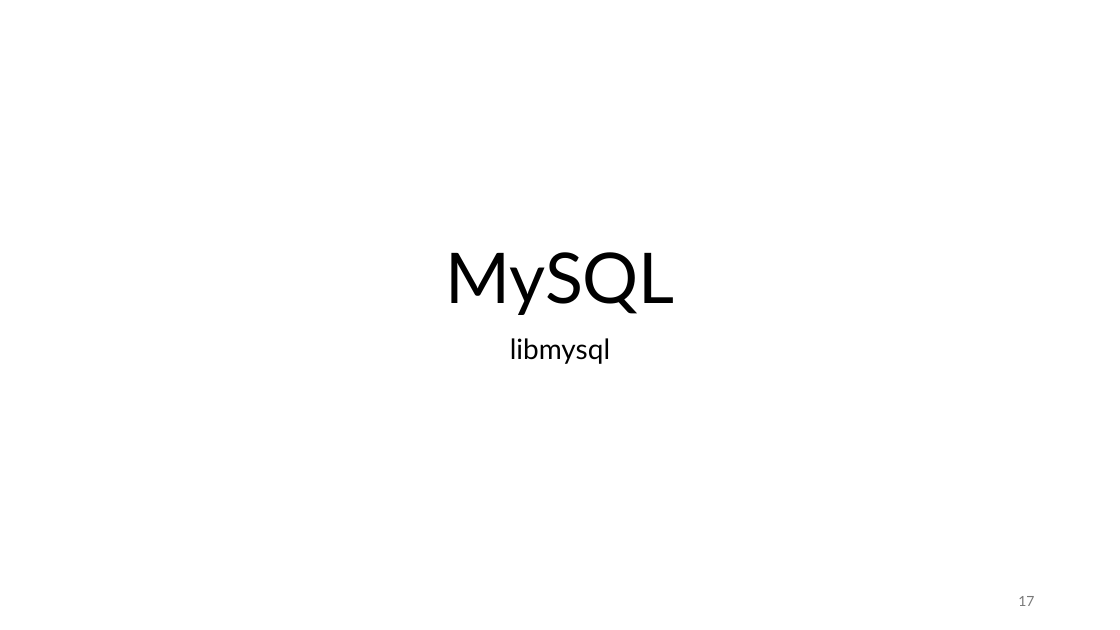
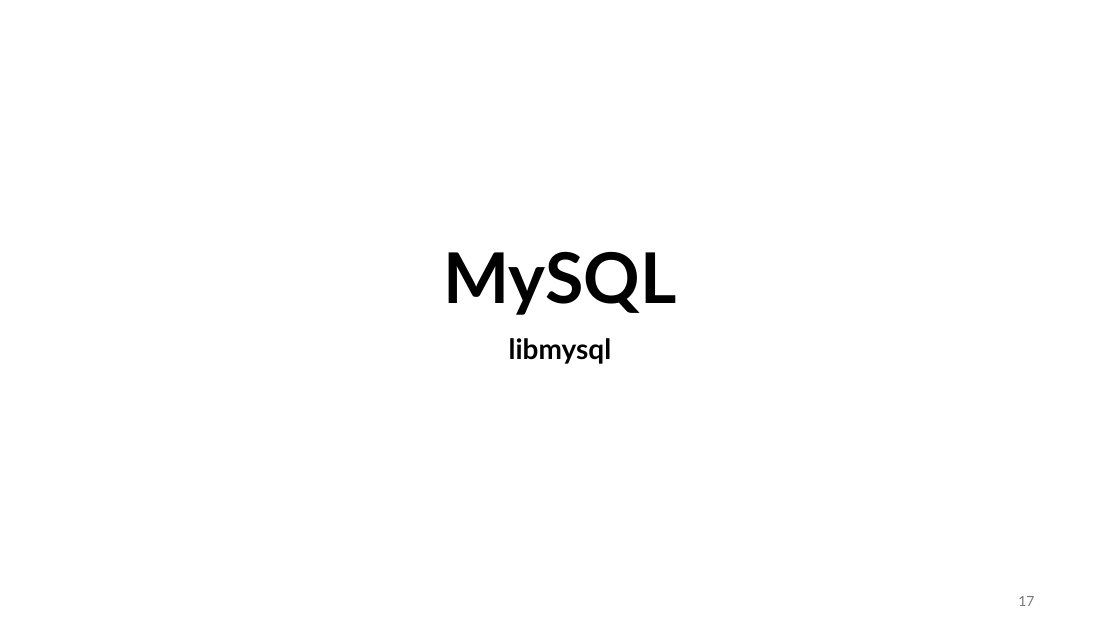
Before and after one commit to aldebarran22/CURSO_CPP_SERVICIOS_30H, a slide deck: slide 17 of doc/4_Gestion_estado_persistencia.pptx. Drawn at 1120x630 pixels with LibreOffice and Linux fonts; fonts in the diff are those of the drawing. Boxes give left, top, right and bottom in pixels: in the first picture for what was removed or moved away, otherwise in the second. Text is boxed around its words. In the diff, an @@ line names an element or a change of style, - is before the commit and + after.

```diff
--- a/doc/4_Gestion_estado_persistencia.pptx
+++ b/doc/4_Gestion_estado_persistencia.pptx
@@ title "MySQL" at (443,252,676,315): bold on @@
@@ subtitle "libmysql" at (509,338,612,364): bold on @@
```
Also in this commit, not shown: 2 other slides changed, 8 slides added, 6 other files.
